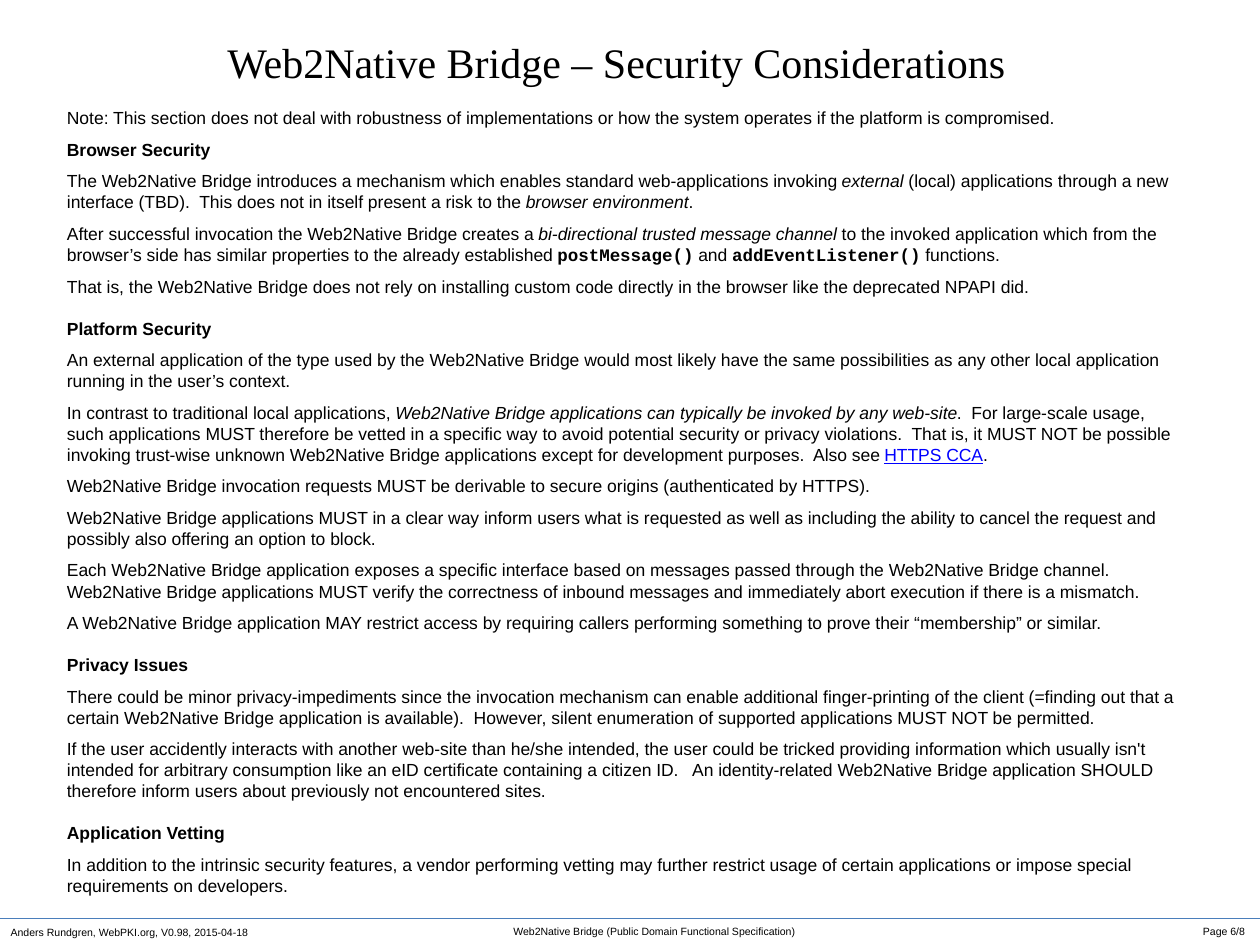
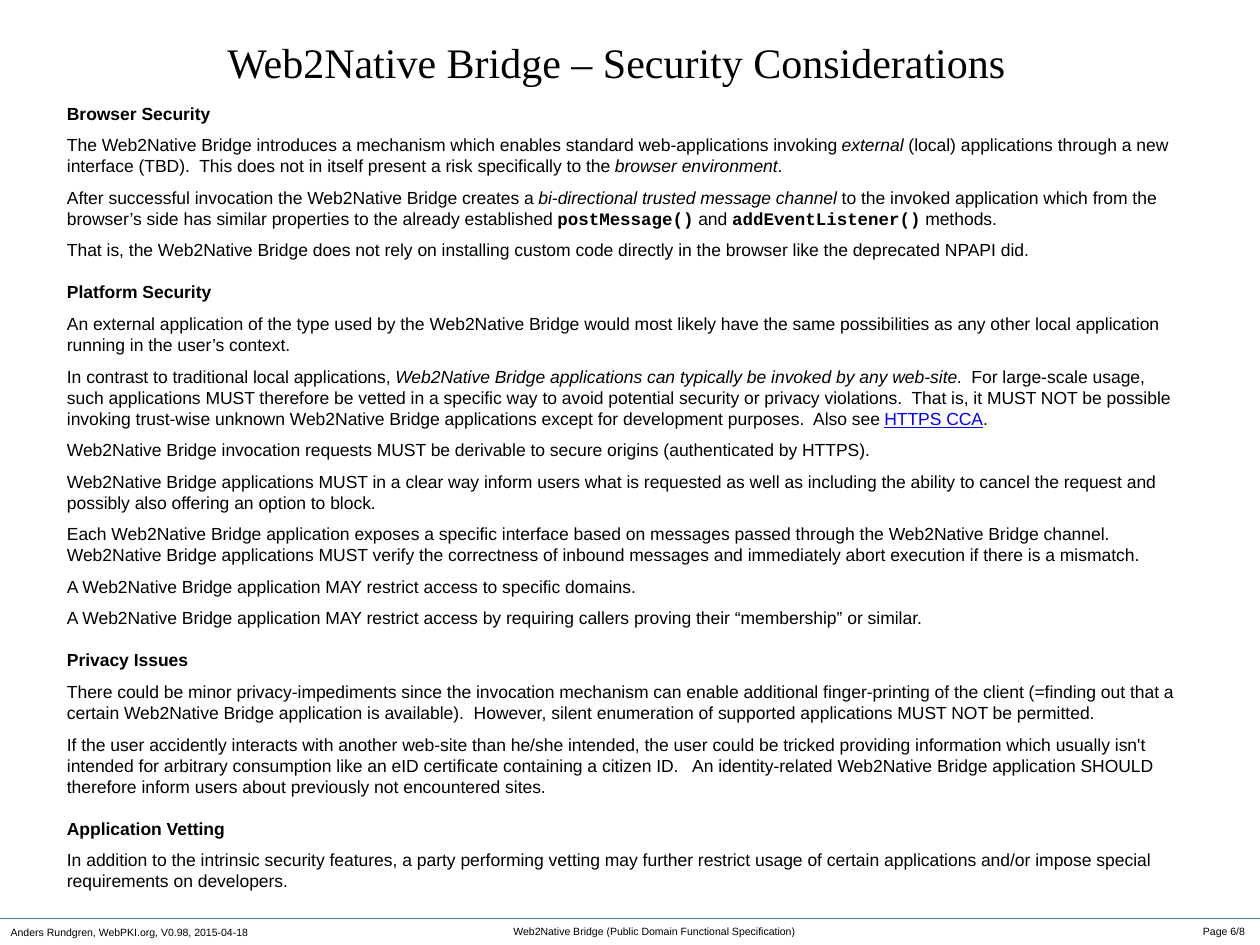
Before and after one commit to cyberphone/openkeystore.old, a slide deck: slide 6 of resources/docs/web2native-bridge.pptx. Drawn at 1260x945 pixels with LibreOffice and Linux fonts; fonts in the diff are those of the drawing. Boxes give left, top, right and bottom in pixels: in the first picture for what was removed or moved away, otherwise in the second. Text is boxed around its words. In the diff, an @@ line names an element or a change of style, - is before the commit and + after.

Commit message:
Minor tweaks on security considerations

```diff
--- a/resources/docs/web2native-bridge.pptx
+++ b/resources/docs/web2native-bridge.pptx
@@ text "Browser Security" at <box>67,107,1174,891</box>: vertical alignment top to middle @@
@@ text at <box>67,111,1055,128</box>: paragraph removed @@
-Note: This section does not deal with robustness of implementations or how the system operates if the platform is compromised.
@@ text at <box>67,138,1168,229</box>: text changed @@
-The Web2Native Bridge introduces a mechanism which enables standard web-applications invoking external (local) applications through a new interface (TBD). This does not in itself present a risk to the browser environment.
-After successful invocation the Web2Native Bridge creates a bi-directional trusted message channel to the invoked application which from the browser’s side has similar properties to the already established postMessage() and addEventListener() functions.
+The Web2Native Bridge introduces a mechanism which enables standard web-applications invoking external (local) applications through a new interface (TBD). This does not in itself present a risk specifically to the browser environment.
+After successful invocation the Web2Native Bridge creates a bi-directional trusted message channel to the invoked application which from the browser’s side has similar properties to the already established postMessage() and addEventListener() methods.
@@ text at <box>67,580,922,628</box>: text changed @@
-A Web2Native Bridge application MAY restrict access by requiring callers performing something to prove their “membership” or similar.
+A Web2Native Bridge application MAY restrict access to specific domains.
+A Web2Native Bridge application MAY restrict access by requiring callers proving their “membership” or similar.
@@ text at <box>67,853,1150,891</box>: text changed @@
-In addition to the intrinsic security features, a vendor performing vetting may further restrict usage of certain applications or impose special requirements on developers.
+In addition to the intrinsic security features, a party performing vetting may further restrict usage of certain applications and/or impose special requirements on developers.
```
Also in this commit, not shown: 1 other file.
